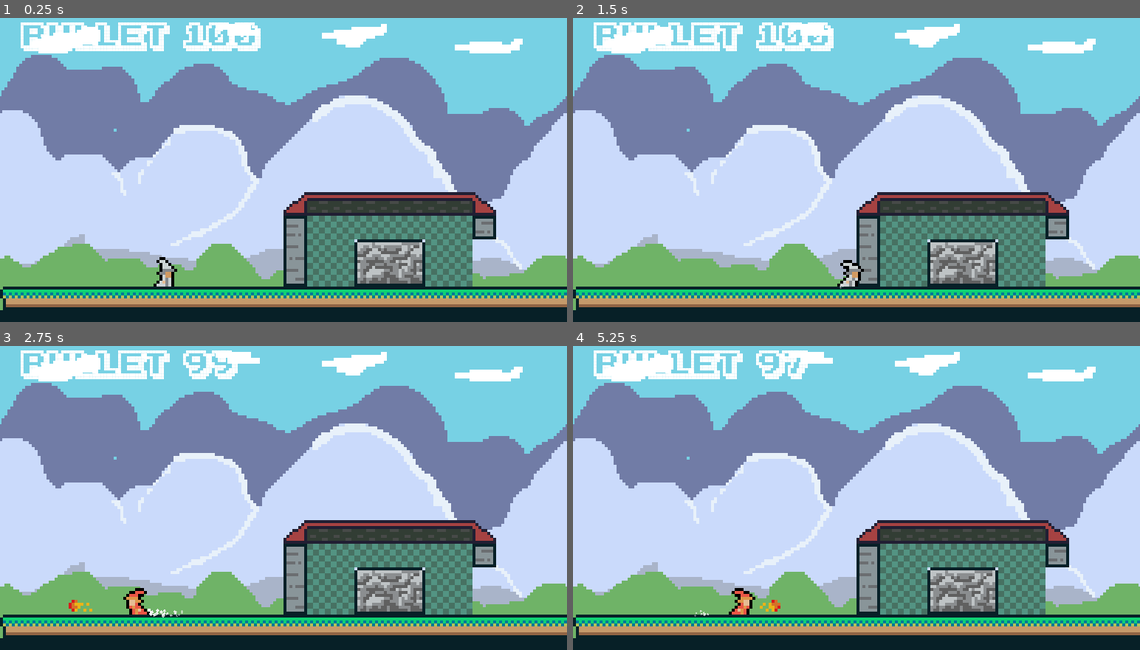
Above: before the commit, frames 1-4 (two rows, left to right).
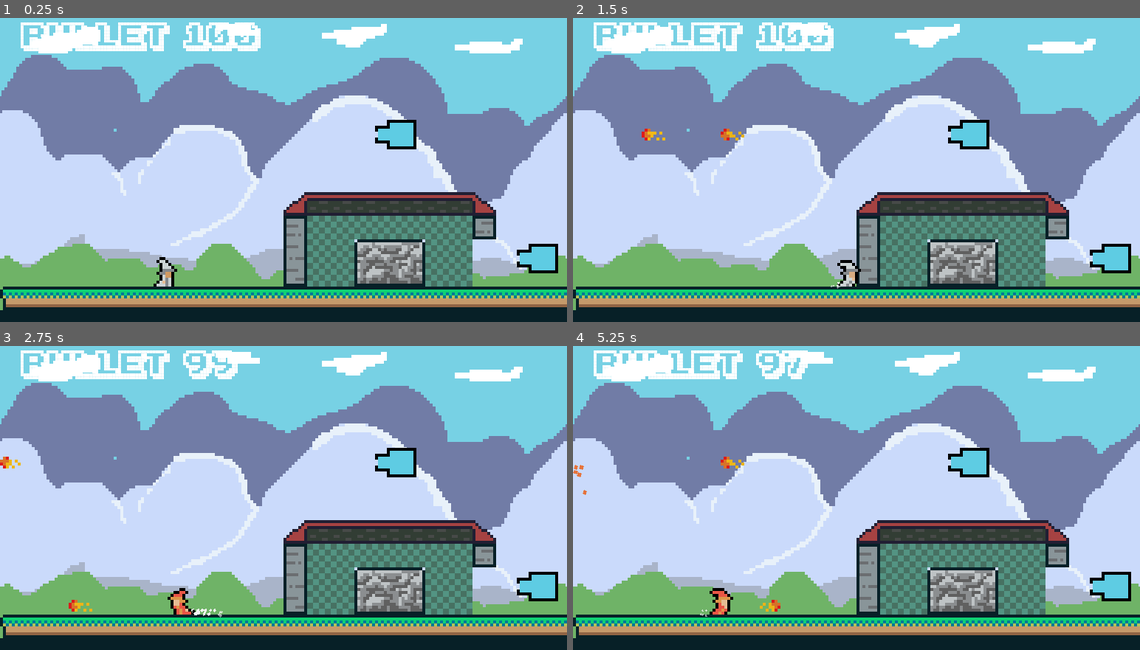
Above: after the commit, the same moments.

Repository: DuCheAnh/Run-Gun
Game: Godot game, scene res://Nodes/Scene.tscn
The game is run twice, just before and just after one commit, with the same random seed, the same clock (stepped at 60 frames per second) and the same inputs.
Inputs:
- Up to frame 1 (0.25 s): no input
- Up to frame 2 (1.5 s): tap Enter (ui_accept) at 0.5, 0.77 s; hold Right (ui_right) from 0.53 s (still down); tap L (dash) at 0.6 s; tap J (shoot) at 0.8, 1.35 s
- Up to frame 3 (2.75 s): tap Enter (ui_accept) at 1.52 s; tap L (dash) at 1.55 s; release Right (ui_right) at 2.03 s; hold Left (ui_left) from 2.03 s (still down); tap Q (change_form) at 2.1 s; tap J (shoot) at 2.3 s
- Up to frame 4 (5.25 s): release Left (ui_left) at 2.78 s; hold Right (ui_right) 2.78-4.28 s; tap L (dash) at 2.85, 4.35 s; tap Enter (ui_accept) at 3.02, 3.77, 4.52 s; tap J (shoot) at 3.6, 5.1 s; hold Left (ui_left) 4.28-5.03 s; hold Right (ui_right) from 5.03 s (still down)

The runs differ from the first frame. In frame 1, 1.2% of the frame differs, in the area x 66-99%, y 33-84%; in frame 2, 1.6%; in frame 3, 1.9%, in the area x 0-99%, y 33-90%; in frame 4, 1.9%.

Commit message:
added scenes to groups, water sword completed

Diff:
--- a/Run&Gun/Nodes/Canon.gd
+++ b/Run&Gun/Nodes/Canon.gd
@@ -8,3 +8,11 @@
 		fireball.set_direction(true)
 		fireball.position=$Position2D.global_position
 		get_parent().add_child(fireball)
+
+
+
+func _on_Area2D_area_entered(area):
+	if area.is_in_group("PlayerElements"):
+		print(area.name)
+		queue_free()
+	pass
--- a/Run&Gun/Nodes/Canon.tscn
+++ b/Run&Gun/Nodes/Canon.tscn
@@ -4,7 +4,6 @@
 [ext_resource path="res://Nodes/Canon.gd" type="Script" id=2]
 
 [sub_resource type="CanvasItemMaterial" id=1]
-light_mode = 2
 
 [sub_resource type="RectangleShape2D" id=2]
 extents = Vector2( 7, 5 )
@@ -22,3 +21,10 @@
 
 [node name="Position2D" type="Position2D" parent="."]
 position = Vector2( -9, 0 )
+
+[node name="Area2D" type="Area2D" parent="."]
+
+[node name="CollisionShape2D2" type="CollisionShape2D" parent="Area2D"]
+position = Vector2( 1, 0 )
+shape = SubResource( 2 )
+[connection signal="area_entered" from="Area2D" to="." method="_on_Area2D_area_entered"]
--- a/Run&Gun/Nodes/FireBall.gd
+++ b/Run&Gun/Nodes/FireBall.gd
@@ -37,6 +37,6 @@
 
 
 func _on_FireBall_area_entered(area):
-	if "WaterBarrier" in area.name:
+	if area.is_in_group("PlayerElements"):
 		print("destroy")
 		destroy_fireball()
--- a/Run&Gun/Nodes/FireBall.tscn
+++ b/Run&Gun/Nodes/FireBall.tscn
@@ -26,7 +26,9 @@
 "speed": 16.0
 } ]
 
-[node name="FireBall" type="Area2D"]
+[node name="FireBall" type="Area2D" groups=[
+"PlayerElements",
+]]
 script = ExtResource( 2 )
 
 [node name="CollisionShape2D" type="CollisionShape2D" parent="."]
--- a/Run&Gun/Nodes/Player.gd
+++ b/Run&Gun/Nodes/Player.gd
@@ -65,6 +65,7 @@
 		if current_form=="fire":
 			Shoot()
 		elif current_form=="water":
+			$WaterSwordArea/SwordCollision.disabled=false
 			pass
 	if Input.is_action_just_pressed("dash") and dash_charges>0:
 		if current_form=="electric":
@@ -123,20 +124,24 @@
 		switch_form()
 	set_ani()
 	#fliping sprites
-	if Input.is_action_pressed("ui_right"):
+	if Input.is_action_pressed("ui_right") and !casting:
 		$AnimatedSprite.flip_h=false
+		if sign($WaterSwordArea/SwordCollision.position.x)==-1:
+			$WaterSwordArea/SwordCollision.position.x*=-1
 		if sign($ShootingPosition.position.x)==-1:
 				$ShootingPosition.position.x*=-1
 		$Particles2D.position.x=-3
-	elif Input.is_action_pressed("ui_left"):
+	elif Input.is_action_pressed("ui_left") and !casting:
 		if sign($ShootingPosition.position.x)==1:
 			$ShootingPosition.position.x*=-1
+		if sign($WaterSwordArea/SwordCollision.position.x)==1:
+			$WaterSwordArea/SwordCollision.position.x*=-1
 		$Particles2D.position.x=3
 		$AnimatedSprite.flip_h=true
 	#changing animations
-	if Input.is_action_pressed("ui_right") and is_on_floor():
+	if Input.is_action_pressed("ui_right") and is_on_floor() and !casting:
 		$AnimatedSprite.play(ani_run)
-	elif Input.is_action_pressed("ui_left") and is_on_floor():
+	elif Input.is_action_pressed("ui_left") and is_on_floor() and !casting:
 		$AnimatedSprite.play(ani_run)
 	else:
 		if casting==false && is_on_floor():
@@ -163,10 +168,10 @@
 		$Particles2D.emitting=false
 func move_and_jump(multiplier,delta):
 	if $Timer.time_left<dash_wait_time/5:
-		if Input.is_action_pressed("ui_right"):
+		if Input.is_action_pressed("ui_right") and !casting:
 			direction=1
 			speed+=acceleration
-		elif Input.is_action_pressed("ui_left"):
+		elif Input.is_action_pressed("ui_left") and !casting:
 			speed+=acceleration
 			direction=-1
 		else:
@@ -176,7 +181,7 @@
 				direction=0
 		if speed>=max_speed_value:
 			speed=max_speed_value
-		if Input.is_action_just_pressed("ui_up") and is_on_floor():
+		if Input.is_action_just_pressed("ui_up") and is_on_floor() and !casting:
 			velocity.y=-multiplier*jump_speed*delta
 		if sign(velocity.y)<0:
 			gravity=gravity_value
@@ -223,7 +228,8 @@
 	$ShootTimer.stop()
 
 func _on_AnimatedSprite_animation_finished():
-	casting=false
+		casting=false
+		$WaterSwordArea/SwordCollision.disabled=true
 
 
 func _on_water_barrier_barrier_destroyed():
--- a/Run&Gun/Nodes/Player.tscn
+++ b/Run&Gun/Nodes/Player.tscn
@@ -362,7 +362,7 @@
 "speed": 12.0
 }, {
 "frames": [ SubResource( 42 ), SubResource( 43 ), SubResource( 44 ), SubResource( 45 ), SubResource( 46 ), SubResource( 47 ) ],
-"loop": false,
+"loop": true,
 "name": "water_splash",
 "speed": 24.0
 }, {
@@ -427,6 +427,9 @@
 scale_curve = SubResource( 71 )
 color_ramp = SubResource( 69 )
 
+[sub_resource type="RectangleShape2D" id=73]
+extents = Vector2( 1.56802, 4.67881 )
+
 [node name="Player" type="KinematicBody2D"]
 script = ExtResource( 2 )
 
@@ -442,8 +445,9 @@
 
 [node name="AnimatedSprite" type="AnimatedSprite" parent="."]
 frames = SubResource( 66 )
-animation = "fire_cast"
-frame = 3
+animation = "water_splash"
+frame = 4
+playing = true
 
 [node name="CollisionShape2D" type="CollisionShape2D" parent="."]
 visible = false
@@ -465,6 +469,15 @@
 explosiveness = 0.2
 local_coords = false
 process_material = SubResource( 72 )
+
+[node name="WaterSwordArea" type="Area2D" parent="." groups=[
+"PlayerElements",
+]]
+
+[node name="SwordCollision" type="CollisionShape2D" parent="WaterSwordArea"]
+position = Vector2( 5.84022, 0.117985 )
+shape = SubResource( 73 )
+disabled = true
 [connection signal="close_barrier" from="." to="WaterBarrier" method="_on_Player_close_barrier"]
 [connection signal="init_barrier" from="." to="WaterBarrier" method="_on_Player_init_barrier"]
 [connection signal="barrier_destroyed" from="WaterBarrier" to="." method="_on_water_barrier_barrier_destroyed"]
--- a/Run&Gun/Nodes/Scene.tscn
+++ b/Run&Gun/Nodes/Scene.tscn
@@ -22,6 +22,12 @@
 
 [node name="Canon" parent="." instance=ExtResource( 5 )]
 position = Vector2( 280, 72 )
+
+[node name="Canon3" parent="." instance=ExtResource( 5 )]
+position = Vector2( 180.888, 86.4771 )
+
+[node name="Canon2" parent="." instance=ExtResource( 5 )]
+position = Vector2( 133.002, 44.6049 )
 
 [node name="SceneTileMap" parent="." instance=ExtResource( 1 )]
 
--- a/Run&Gun/Nodes/water_barrier.tscn
+++ b/Run&Gun/Nodes/water_barrier.tscn
@@ -30,13 +30,14 @@
 [sub_resource type="CircleShape2D" id=6]
 radius = 6.5
 
-[node name="WaterBarrier" type="Area2D"]
+[node name="WaterBarrier" type="Area2D" groups=[
+"PlayerElements",
+]]
 script = ExtResource( 2 )
 
 [node name="AnimatedSprite" type="AnimatedSprite" parent="."]
 show_behind_parent = true
 frames = SubResource( 5 )
-frame = 1
 playing = true
 
 [node name="CollisionShape2D" type="CollisionShape2D" parent="."]
Not shown: 1 places in Run&Gun/Nodes/Player.tscn that only renumber resources
